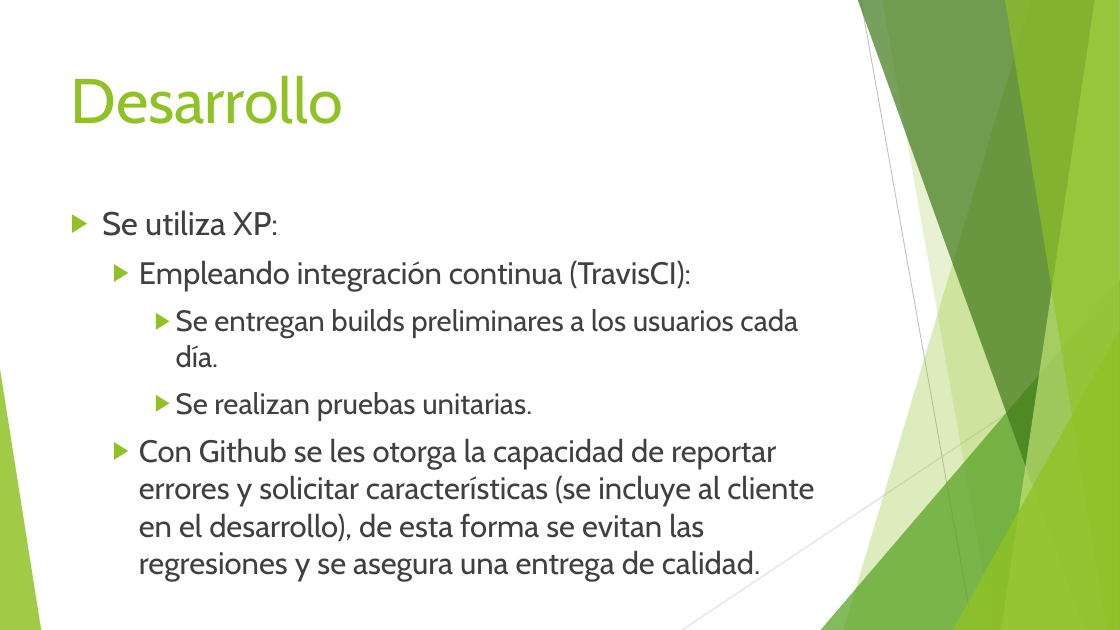
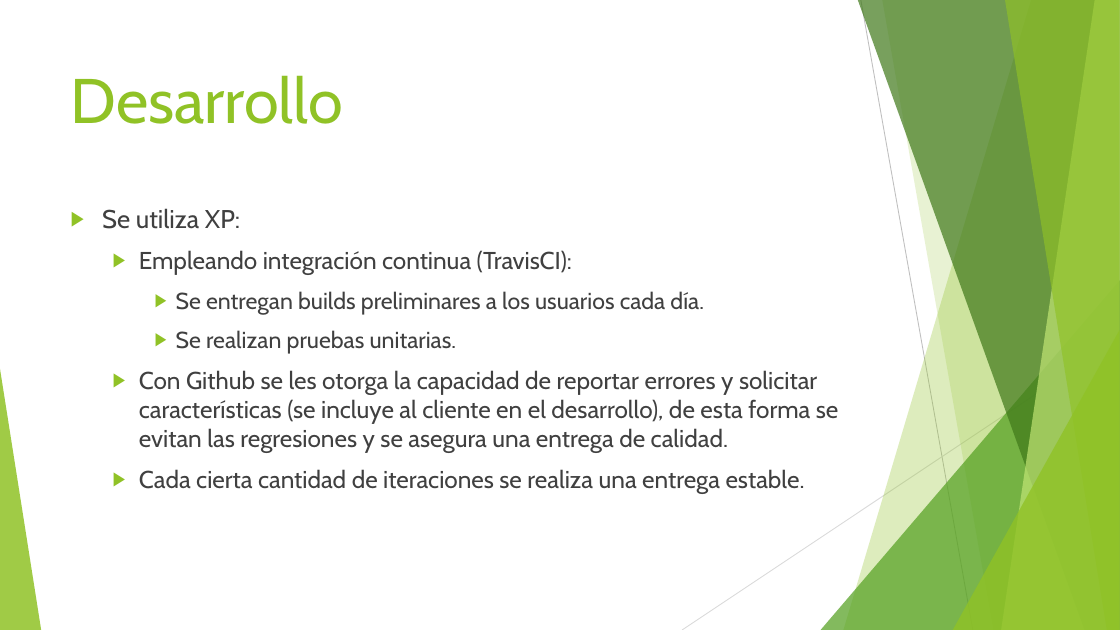
Before and after one commit to DerTee/Framework-Joyeuse, a slide deck: slide 3 of Presentaciones/Metodologias.pptx. Drawn at 1120x630 pixels with LibreOffice and Linux fonts; fonts in the diff are those of the drawing. Boxes give left, top, right and bottom in pixels: in the first picture for what was removed or moved away, otherwise in the second. Text is boxed around its words. In the diff, an @@ line names an element or a change of style, - is before the commit and + after.

Commit message:
Entregable casi listo

```diff
--- a/Presentaciones/Metodologias.pptx
+++ b/Presentaciones/Metodologias.pptx
@@ text at (102,208,839,453): size 28 to 22 pt in "Se utiliza XP:"; size 26.6 to 20.9 pt in "Empleando integración continua (TravisCI):", "Con Github se les otorga la capacidad ..."; size 25.2 to 19.8 pt in "Se entregan builds preliminares a los usuarios ...", "Se realizan pruebas unitarias." @@
@@ text at (139,469,805,494): paragraph added @@
+  ▶ Cada cierta cantidad de iteraciones se realiza una entrega estable.
```
Also in this commit, not shown: 2 other files.
